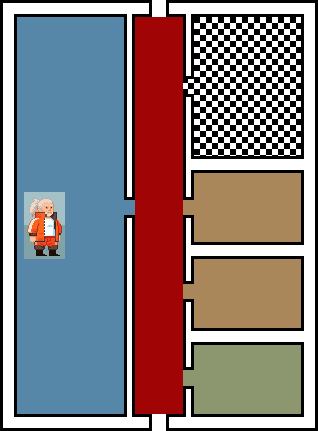
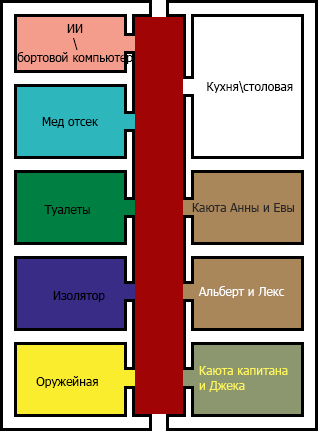
Two versions of the same layered image (318px x 431px). Layer-by-layer changes:
added layer "Туалеты" above "Мед отсек" over (44, 205, 90, 216)
added layer "Мед отсек" above "ИИ \ бортовой компьютер" over (42, 117, 98, 128)
added layer "ИИ \ бортовой компьютер" above "Изолятор" over (17, 24, 133, 64)
added layer "Изолятор" above "Оружейная" over (53, 291, 105, 302)
added layer "Оружейная" above "Альберт и Лекс" over (36, 376, 98, 388)
renamed "Layer 2" to "Альберт и Лекс", painted on it over (14, 14, 301, 414)
removed layer "Layer 6" over (183, 79, 194, 94)
removed layer "Layer 5" over (183, 89, 188, 94)
removed layer "Layer 4" over (188, 83, 194, 89)
removed layer "Layer 3" over (14, 14, 301, 414)
